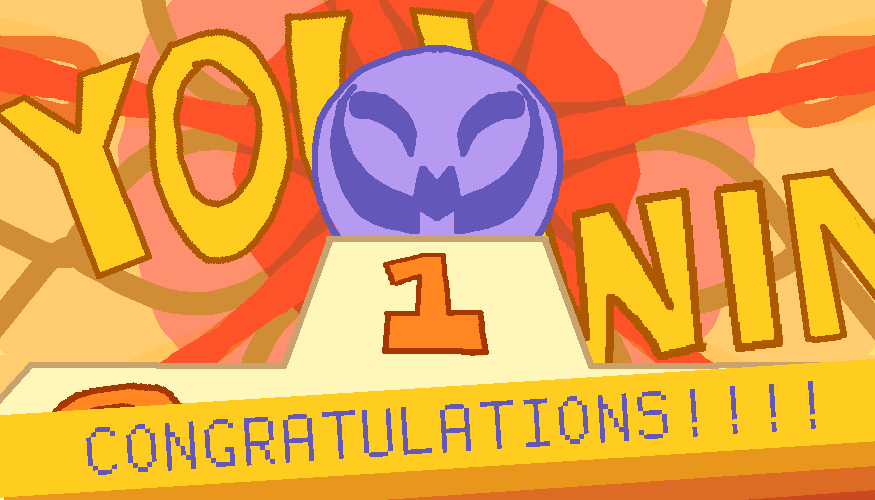
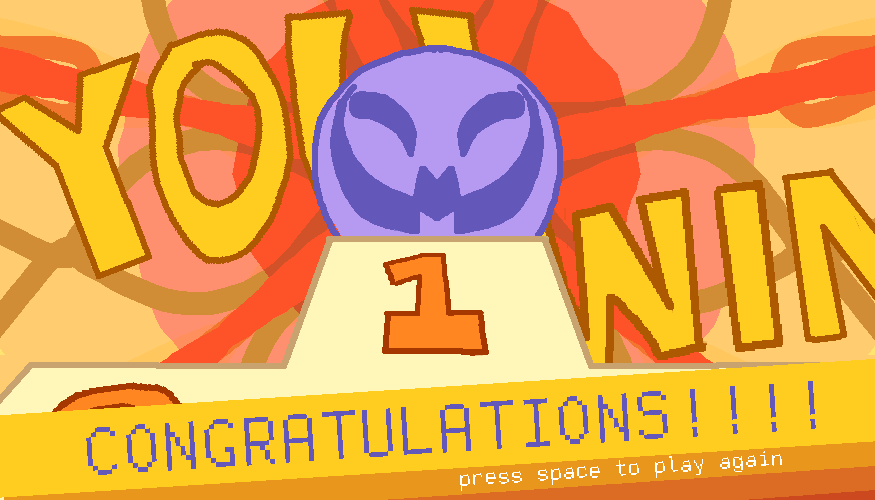
Revision of a layered 875x500 image; what changed, layer by layer:
added layer "press space to play again" above "Layer 11" over [460, 451, 782, 491]
